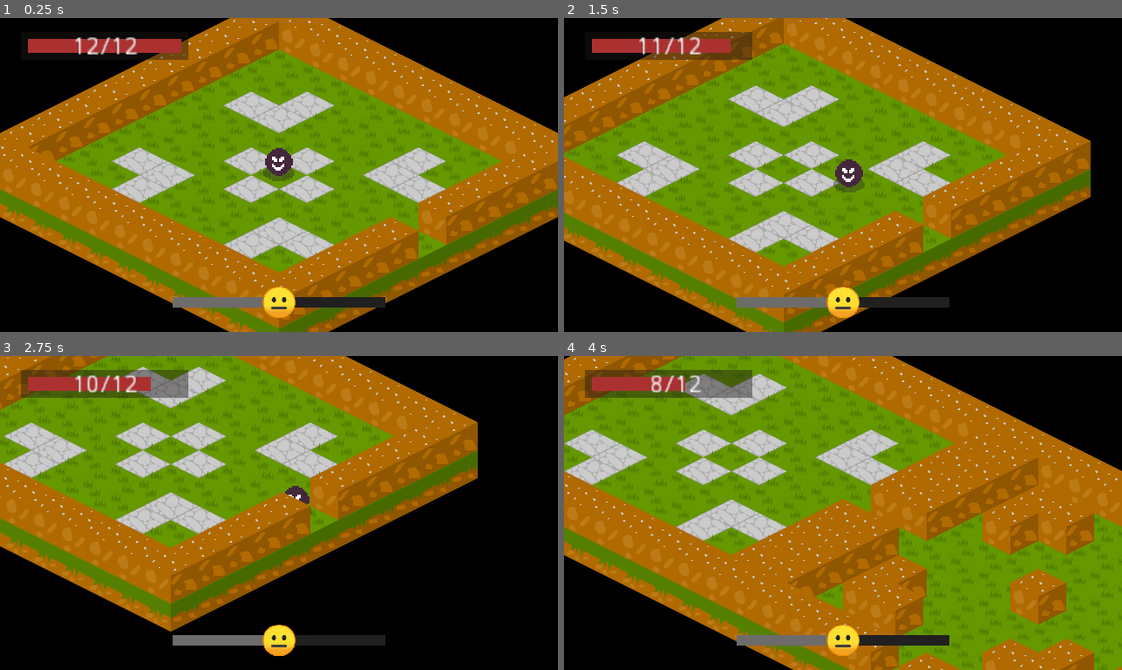
Above: before the commit, frames 1-4 (two rows, left to right).
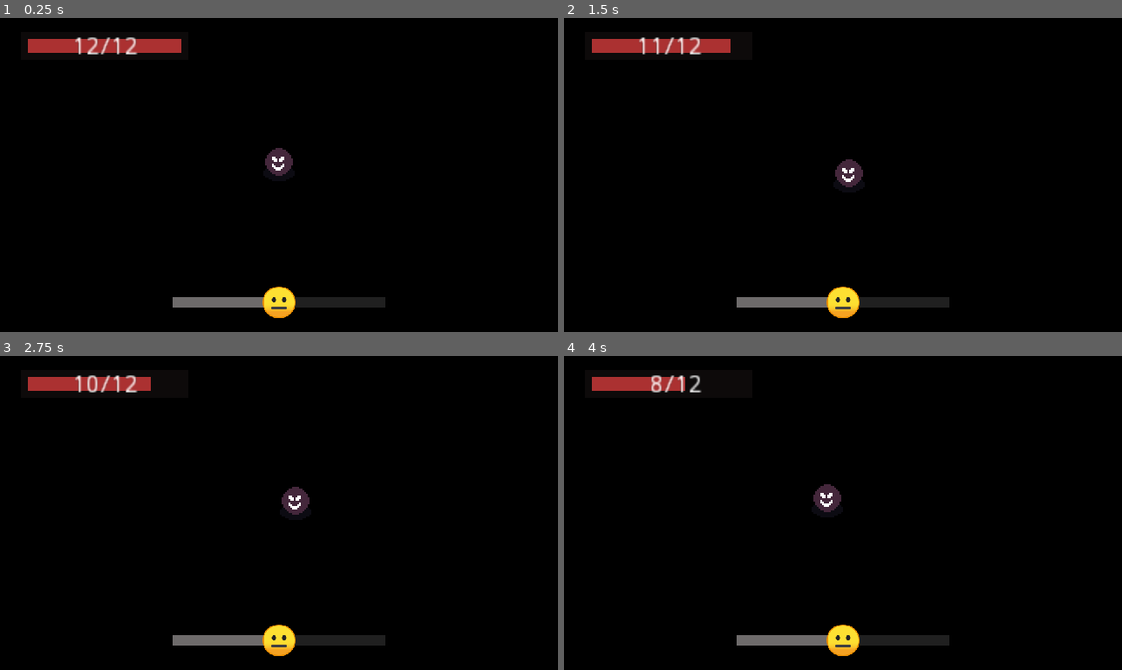
Above: after the commit, the same moments.

Repository: ColmeiaUDESC/gamejaaj6
Game: Godot game, scene res://Cenas/Jogo.tscn
The game is run twice, just before and just after one commit, with the same random seed, the same clock (stepped at 60 frames per second) and the same inputs. This scene is started directly instead of the project's main scene.
Inputs (mouse positions are in pixels of both pictures, inside the frame that each line leads up to):
- Up to frame 1 (0.25 s): no input
- Up to frame 2 (1.5 s): tap Enter at 0.5 s; move the mouse to (965, 159) at 0.52 s; hold Right (ui_right) 0.53-1.28 s; click (965, 159) at 0.6 s; tap Space (ui_select) at 0.77 s; move the mouse to (731, 190) at 1.27 s; hold Down (ui_down) from 1.28 s (still down); right-click (731, 190) at 1.35 s
- Up to frame 3 (2.75 s): tap Space (ui_select) at 1.52 s; move the mouse to (334, 443) at 2.02 s; release Down (ui_down) at 2.03 s; hold Right (ui_right) from 2.03 s (still down); click (334, 443) at 2.1 s
- Up to frame 4 (4 s): move the mouse to (815, 575) at 2.77 s; release Right (ui_right) at 2.78 s; hold Up (ui_up) 2.78-3.53 s; right-click (815, 575) at 2.85 s; tap Space (ui_select) at 3.02, 3.77 s; move the mouse to (1010, 560) at 3.52 s; hold Left (ui_left) from 3.53 s (still down); click (1010, 560) at 3.6 s

The runs differ from the first frame. In frame 1, 68% of the frame differs, in the area x 0-100%, y 0-100%; in frame 2, 65%; in frame 3, 54%; in frame 4, 83%.
Error after the commit: Invalid get index '1' (on base: 'Array'). (res://Cenas/GeradorMapa.gd:28)

Commit message:
WIP

Diff:
--- a/Cenas/GeradorMapa.gd
+++ b/Cenas/GeradorMapa.gd
@@ -16,16 +16,17 @@
 
 
 
-func gerar() -> void:
-	randomize()
+func gerar(seed_rng: int) -> void:
+	var rng := RandomNumberGenerator.new()
+	rng.seed = seed_rng
 	var pos_salas := [Vector2.ZERO]
-	var salas_a_criar := media_salas + rand_range(-variancia_de_salas, variancia_de_salas+1) - 1
+	var salas_a_criar := media_salas + rng.randi_range(-variancia_de_salas, variancia_de_salas+1) - 1
 
 	# Gera as posicoes das cenas_salas
 	var pos_mais_longe: Vector2 = pos_salas[0]
 	while (salas_a_criar > 0):
-		var sala_escolhida: Vector2 = pos_salas[rand_range(0, pos_salas.size())]
-		var pos_nova_sala: Vector2 = sala_escolhida + _dir_aleatoria()
+		var sala_escolhida: Vector2 = pos_salas[rng.randi_range(0, pos_salas.size())]
+		var pos_nova_sala: Vector2 = sala_escolhida + _dir_aleatoria(rng)
 
 		if pos_salas.has(pos_nova_sala):
 			continue
@@ -53,10 +54,10 @@
 			sala_instancia = _criar_sala(cena_sala_inicial, pos, pos_salas)
 			sala_inicial = sala_instancia
 		elif pos == pos_sala_boss:
-			sala_instancia = _criar_sala(_sala_boss_aleatoria(), pos, pos_salas)
+			sala_instancia = _criar_sala(_sala_boss_aleatoria(rng), pos, pos_salas)
 			sala_do_boss = sala_instancia
 		else:
-			sala_instancia = _criar_sala(_sala_aleatoria(), pos, pos_salas)
+			sala_instancia = _criar_sala(_sala_aleatoria(rng), pos, pos_salas)
 
 		_salas_criadas.append(sala_instancia)
 
@@ -73,16 +74,16 @@
 	return Vector2(pos.x - pos.y, pos.x + pos.y)
 
 
-func _dir_aleatoria() -> Vector2:
-	return _DIRECOES[randi() % _DIRECOES.size()]
+func _dir_aleatoria(rng: RandomNumberGenerator) -> Vector2:
+	return _DIRECOES[rng.randi() % _DIRECOES.size()]
 
 
-func _sala_aleatoria() -> PackedScene:
-	return cenas_salas[randi() % cenas_salas.size()]
+func _sala_aleatoria(rng: RandomNumberGenerator) -> PackedScene:
+	return cenas_salas[rng.randi() % cenas_salas.size()]
 
 
-func _sala_boss_aleatoria() -> PackedScene:
-	return cena_salas_do_boss[randi() % cena_salas_do_boss.size()]
+func _sala_boss_aleatoria(rng: RandomNumberGenerator) -> PackedScene:
+	return cena_salas_do_boss[rng.randi() % cena_salas_do_boss.size()]
 
 
 func _criar_sala(sala: PackedScene, pos: Vector2, pos_salas: Array):
--- a/Cenas/Jogo.gd
+++ b/Cenas/Jogo.gd
@@ -41,8 +41,18 @@
 
 
 func _iniciar_jogo() -> void:
-	$GeradorDeMapas.gerar()
+	if DadosSave.andar_atual == 0:
+		DadosSave.andar_atual = 1
+		DadosSave.seed_atual = rand_seed(OS.get_unix_time())[0]
+		DadosSave.pureza_atual = DadosSave.PUREZA_NEUTRA
+
+	$Jogador.pureza = DadosSave.pureza_atual
+	$GeradorDeMapas.gerar(DadosSave.seed_atual)
 	call_deferred("_ir_para_sala_inicial") # Necessario chamar ir para sala inicial no proximo quadro para nao ter problema com as animacoes das portas
+
+
+func _ao_jogador_morrer() -> void:
+	DadosSave.andar_atual = 0
 
 
 func _ir_para_sala_inicial() -> void:
